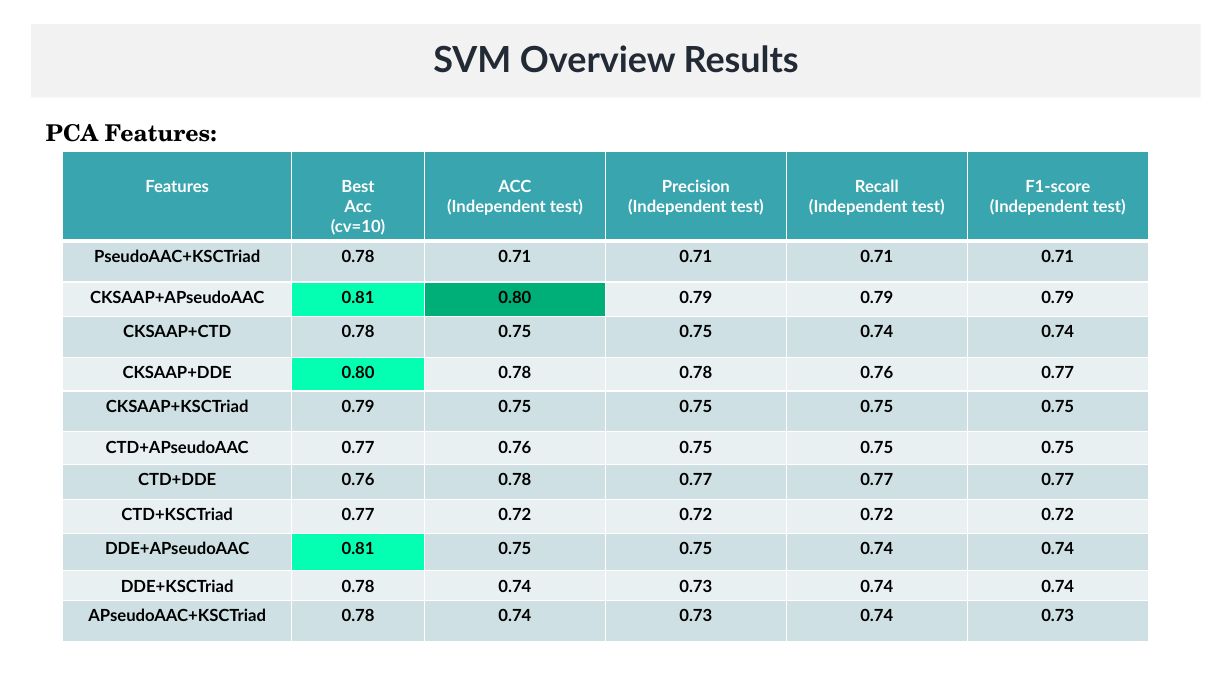
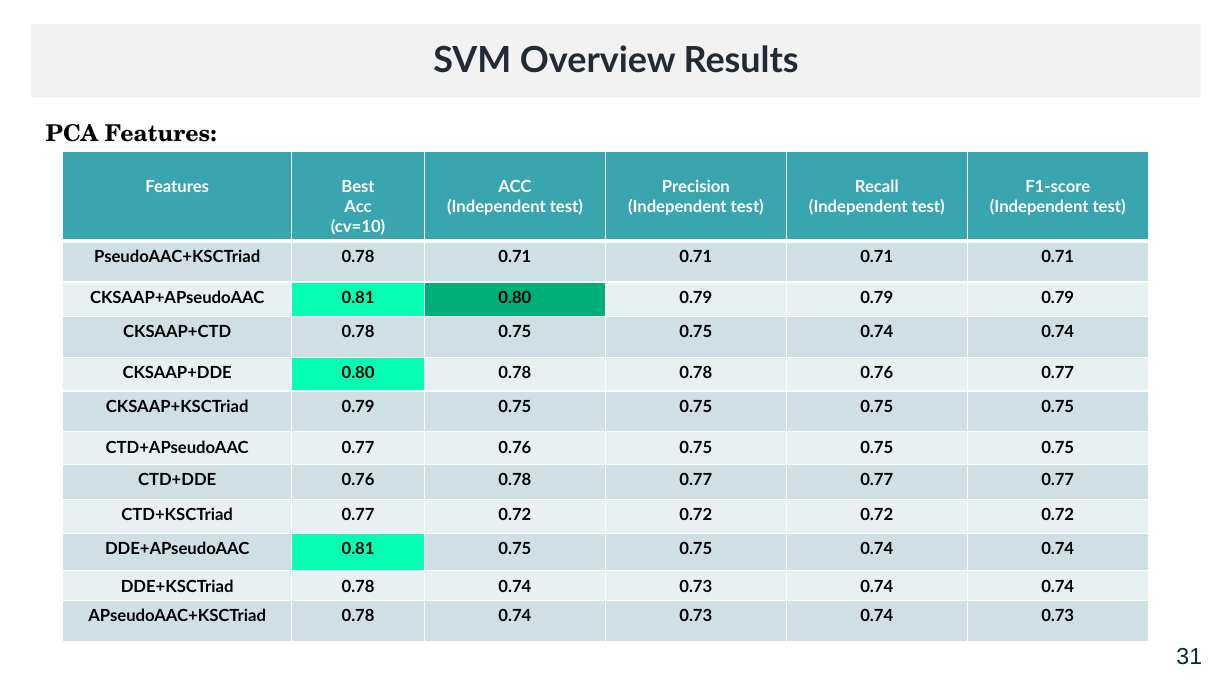
Before and after one commit to mtzynb/MyThesis, a slide deck: slide 35 of ThesisPresentation/thesis_presentation_26012022_Winter.pptx (slide 39 before the commit). Drawn at 1232x693 pixels with LibreOffice and Linux fonts; fonts in the diff are those of the drawing. Boxes give left, top, right and bottom in pixels: in the first picture for what was removed or moved away, otherwise in the second. Text is boxed around its words. In the diff, an @@ line names an element or a change of style, - is before the commit and + after.

```diff
--- a/ThesisPresentation/thesis_presentation_26012022_Winter.pptx
+++ b/ThesisPresentation/thesis_presentation_26012022_Winter.pptx
@@ text added at bbox=[1176, 648, 1202, 665], 18 pt, text #012D2C @@
+31
```
Also in this commit, not shown: 35 other slides changed, 4 slides removed.
